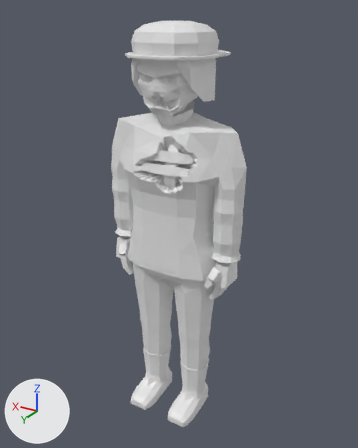
An edit to the glTF model assets/models/zombie_firefighter_f_b3.glb, drawn before and after from the same camera.
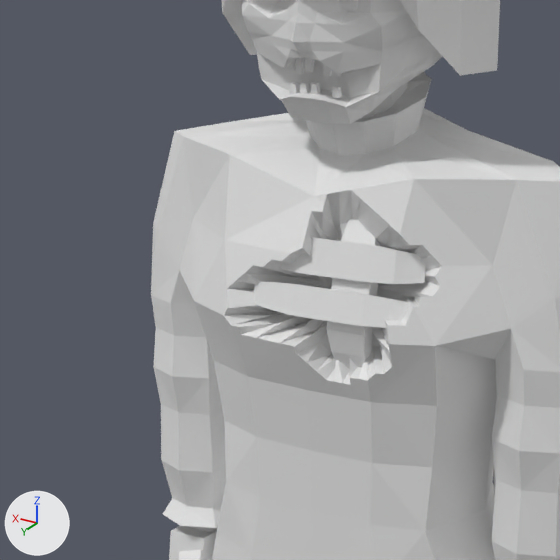
Each version is shown whole from a 50 mm camera at (-1.158, 1.889, 1.992) aimed at (0.014, -0.065, 1.015), then close up on the part from 19% to 65% of the width and 18% to 55% of the height. The axes (+X, +Y, +Z) are drawn at lower left. The lights are the same throughout. The older version's two pictures come first. Vertices at exactly the same position are counted once.

Names of what the first close-up shows: 'zombie_firefighter_f_b3'.
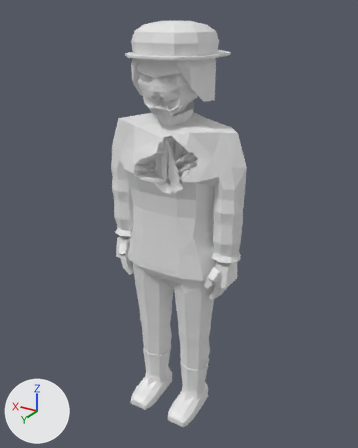
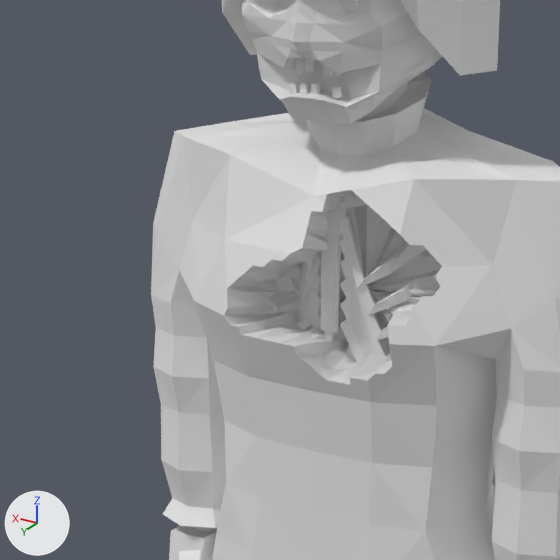
The change, as a list of edits to the scene's bpy script:
```text
Change me_zombie_firefighter_f_b3:
    used by ob_zombie_firefighter_f_b3; location = (0.0, 0.0, 0.0)
    remove me_zombie_firefighter_f_b3.from_pydata(...)  # 1993 vertices, 3826 faces; spans x -0.36..0.36, y -0.31..0.2, z 0.0..1.95
    add me_zombie_firefighter_f_b3.from_pydata(...)  # 2329 vertices, 4426 faces; spans x -0.36..0.36, y -0.31..0.2, z 0.0..1.95
    me_zombie_firefighter_f_b3 part 1: the loose piece of 8 vertices spanning x -0.02..0.02, y -0.04..-0.01, z 1.43..1.45 is copied, and the copy is scaled about its middle by (0.92, -0.303, -2.09), then moved by (0.0, 0.1, 0.01); it spans x -0.02..0.02, y 0.07..0.08, z 1.43..1.48
    me_zombie_firefighter_f_b3 part 2: the loose piece of 8 vertices spanning x -0.02..0.02, y -0.04..-0.01, z 1.43..1.45 is copied, and the copy is scaled about its middle by (0.62, -0.303, -5.91), then moved by (0.0, 0.1, -0.08); it spans x -0.01..0.01, y 0.07..0.09, z 1.3..1.43
    me_zombie_firefighter_f_b3 part 3: the loose piece of 8 vertices spanning x -0.02..0.02, y -0.04..-0.01, z 1.43..1.45 is copied, and the copy is scaled about its middle by (0.22, -0.176, -1.36), then moved by (0.0, 0.11, -0.16); it spans x -0.01..0.01, y 0.08..0.09, z 1.27..1.3
    me_zombie_firefighter_f_b3 part 4: a new loose piece of 28 vertices spanning x 0.01..0.13, y -0.09..0.08, z 1.29..1.4
    me_zombie_firefighter_f_b3 part 5: a new loose piece of 28 vertices spanning x 0.01..0.14, y -0.09..0.08, z 1.25..1.38
    me_zombie_firefighter_f_b3 part 6: a new loose piece of 28 vertices spanning x -0.15..-0.01, y -0.09..0.08, z 1.22..1.35
    me_zombie_firefighter_f_b3 part 7: a new loose piece of 28 vertices spanning x 0.01..0.15, y -0.09..0.08, z 1.18..1.32
    me_zombie_firefighter_f_b3 part 8: a new loose piece of 28 vertices spanning x -0.15..-0.01, y -0.09..0.08, z 1.18..1.32
    me_zombie_firefighter_f_b3 part 9: a new loose piece of 20 vertices spanning x -0.2..-0.02, y 0.01..0.08, z 1.47..1.52
    me_zombie_firefighter_f_b3 part 10: 214 vertices moved from x -0.16..0.08, y 0.04..0.16, z 1.26..1.46 to x -0.17..0.11, y -0.08..0.13, z 1.25..1.49; 7 vertices removed from x -0.16..0.05, y 0.1..0.13, z 1.34..1.42; 139 vertices added at x -0.14..0.15, y -0.09..0.08, z 1.22..1.47
    other edits to the shape of me_zombie_firefighter_f_b3 do not show in these pictures
```

Boxes (x1, y1, x2, y2) around the edits, measured in the close-ups (560 x 560 px; the box of a moved part takes in the faces that stretch with it):
part 1 of me_zombie_firefighter_f_b3, added
    after: (325, 201, 346, 237)
part 2 of me_zombie_firefighter_f_b3, added
    after: (321, 235, 341, 333)
part 3 of me_zombie_firefighter_f_b3, added (mostly hidden)
    after: (324, 331, 334, 344)
part 4 of me_zombie_firefighter_f_b3, added
    after: (294, 253, 321, 323)
part 5 of me_zombie_firefighter_f_b3, added
    after: (302, 273, 321, 321)
part 6 of me_zombie_firefighter_f_b3, added
    after: (340, 298, 375, 359)
part 7 of me_zombie_firefighter_f_b3, added (mostly hidden)
    after: (311, 313, 321, 329)
part 8 of me_zombie_firefighter_f_b3, added
    after: (340, 319, 366, 365)
part 9 of me_zombie_firefighter_f_b3, added (mostly hidden)
    after: (343, 195, 367, 208)
part 10 of me_zombie_firefighter_f_b3, moved or reshaped
    both: (224, 190, 442, 385)
